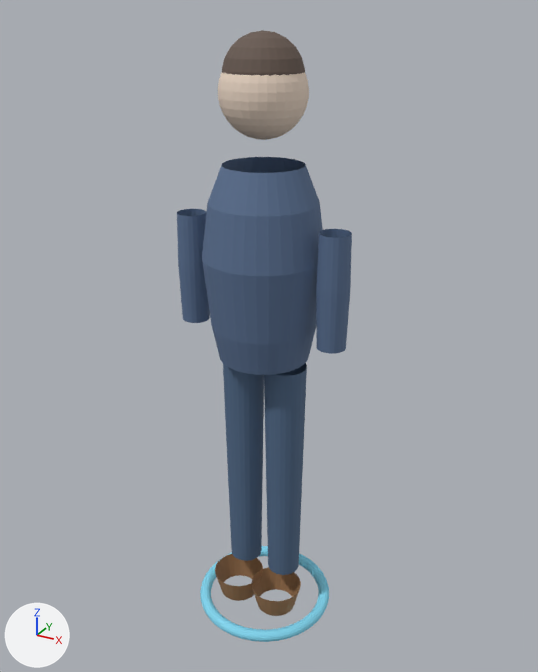
The OBJ model models/desktop_companion/companion_mobile.obj, before and after one commit.
Camera for both pictures: a camera (50 mm lens) standing at (0.962, -1.721, 1.824) and looking at (0.0, 0.03, 0.948). Lighting does not change. The marker at lower left points along +X, +Y and +Z. The first picture is the older version. Where no turn or scale is listed for an object, it has been applied to the vertices. Vertices at exactly the same position are counted once.

Objects in the first picture: 'companion_mobile'.
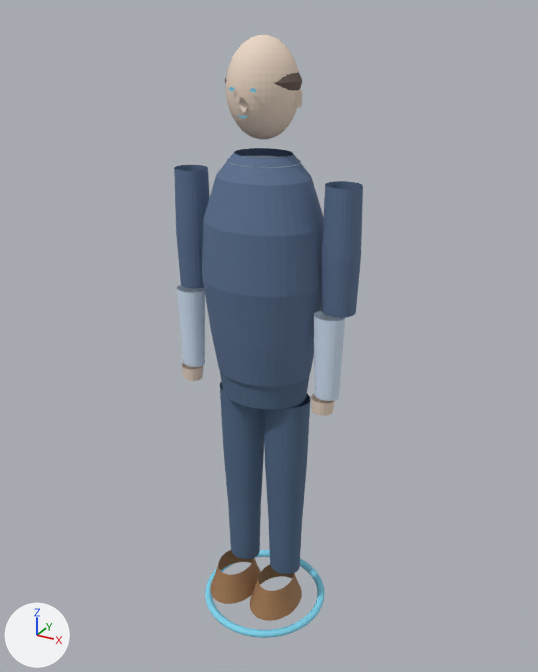
Location of each change, [x1, y1, x2, y2] in pixels of the pictures (538 x 672 px; the box of a moved part takes in the faces that stretch with it):
```json
{"object": "companion_mobile", "change": "reshaped", "before": [177, 30, 352, 642], "after": [174, 35, 363, 638], "on screen": "8% wider"}
{"part": 1, "of": "me_companion_mobile", "change": "rebuilt", "before": [202, 157, 323, 375], "after": [202, 148, 323, 410], "on screen": "20% taller"}
{"part": 2, "of": "me_companion_mobile", "change": "rebuilt", "before": [177, 209, 210, 323], "after": [174, 165, 210, 289], "on screen": "9% wider, 9% taller"}
{"part": 3, "of": "me_companion_mobile", "change": "rebuilt", "before": [316, 229, 352, 354], "after": [322, 181, 363, 318], "on screen": "14% wider, 10% taller"}
{"part": 4, "of": "me_companion_mobile", "change": "moved or reshaped", "before": [218, 30, 309, 140], "after": [225, 35, 303, 168]}
{"part": 5, "of": "me_companion_mobile", "change": "moved or reshaped", "before": [200, 363, 329, 642], "after": [177, 285, 345, 638]}
```

Edits to the scene script, one JSON object a line:
```json
{"op": "add", "block": "mat_shirt", "code": ["mat_shirt = principled_material('shirt')", "mat_shirt.base_color = (0.65, 0.77, 0.92)  # pale blue #d3e3f6", "mat_shirt.roughness = 0.866"]}
{"block": "me_companion_mobile", "where": "# used by ob_companion_mobile; location = (0.0, 0.0, 0.0)"}
{"op": "remove", "block": "me_companion_mobile", "code": "me_companion_mobile.from_pydata(...)  # 1915 vertices, 3488 faces; spans x -0.26..0.26, y -0.22..0.22, z 0.0..1.77"}
{"op": "add", "block": "me_companion_mobile", "code": "me_companion_mobile.from_pydata(...)  # 2781 vertices, 4735 faces; spans x -0.28..0.28, y -0.2..0.2, z 0.01..1.76"}
{"block": "me_companion_mobile", "change": "me_companion_mobile part 1: the loose piece of 160 vertices spanning x -0.17..0.17, y -0.17..0.17, z 0.9..1.45 is rebuilt with 310 vertices and now spans x -0.18..0.18, y -0.15..0.15, z 0.78..1.48"}
{"block": "me_companion_mobile", "change": "me_companion_mobile part 2: the loose piece of 60 vertices spanning x -0.26..-0.17, y -0.06..0.03, z 0.98..1.3 is rebuilt with 72 vertices and now spans x -0.28..-0.18, y -0.05..0.05, z 1.08..1.42"}
{"block": "me_companion_mobile", "change": "me_companion_mobile part 3: the loose piece of 60 vertices spanning x 0.17..0.26, y -0.06..0.03, z 0.98..1.3 is rebuilt with 72 vertices and now spans x 0.18..0.28, y -0.05..0.05, z 1.08..1.42"}
{"block": "me_companion_mobile", "change": "me_companion_mobile part 4: 23 vertices moved within x -0.09..0.09, y -0.1..0.06, z 1.52..1.71; 714 vertices removed from x -0.11..0.11, y -0.11..0.11, z 1.52..1.77; 1169 vertices added at x -0.1..0.1, y -0.11..0.09, z 1.44..1.76"}
{"block": "me_companion_mobile", "change": "me_companion_mobile part 5: 35 vertices moved within x -0.19..0.19, y -0.19..0.19, z 0.01..0.16; 719 vertices removed from x -0.22..0.22, y -0.22..0.22, z 0.0..0.88; 956 vertices added at x -0.26..0.26, y -0.2..0.2, z 0.01..1.08"}
{"op": "add", "block": "me_companion_mobile", "code": "me_companion_mobile.materials.append(mat_shirt)  # pale blue #d3e3f6"}
```
